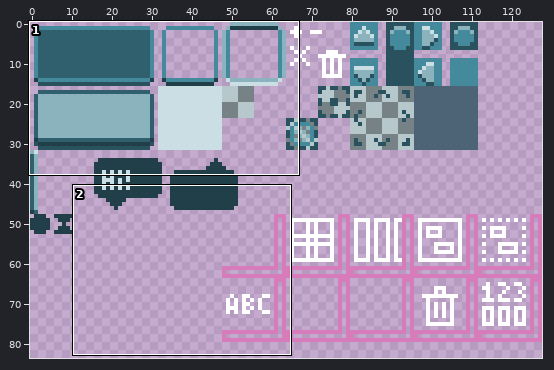
One commit to this pixel-art file: res/style.ase. Above: a wide view before the commit, with the close-up outlined.
Close-up. Earlier state:
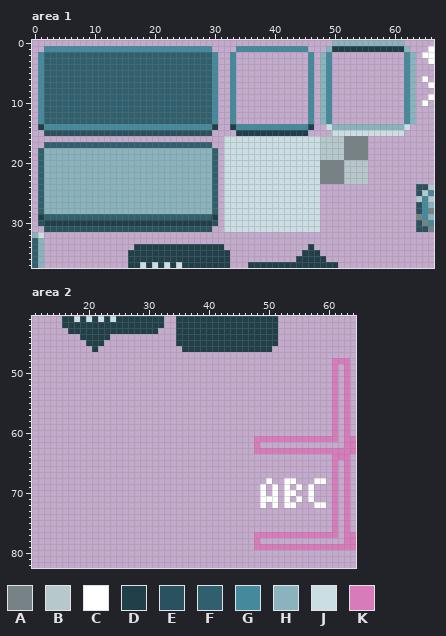
128x128 pixels, 1 frame. Shown: area 1: x 0..66, y 0..37; area 2: x 11..64, y 41..82. The wide view leaves out empty margins.
Palette (. is transparent): A #768285  B #b6c8cc  C #ffffff  D #203f49  E #2a525e  F #305f6e  G #44899c  H #8ab3bd  J #cadee3  K #d77bba
Pixels before, area 1 (only the part around the change), first column x 0:
 0 ..................................................HHHHHHHHHHHH.....
 1 ..GGGGGGGGGGGGGGGGGGGGGGGGGGGG....GGGGGGGGGGGG...HDDDDDDDDDDDDH...C
 2 .GFFFFFFFFFFFFFFFFFFFFFFFFFFFFG..G............G.HG............GH.CC
 3 .GFFFFFFFFFFFFFFFFFFFFFFFFFFFFG..G............G.HG............GH..C
 4 .GFFFFFFFFFFFFFFFFFFFFFFFFFFFFG..G............G.HG............GH...
 5 .GFFFFFFFFFFFFFFFFFFFFFFFFFFFFG..G............G.HG............GH...
 6 .GFFFFFFFFFFFFFFFFFFFFFFFFFFFFG..G............G.HG............GH.C.
 7 .GFFFFFFFFFFFFFFFFFFFFFFFFFFFFG..G............G.HG............GH..C
 8 .GFFFFFFFFFFFFFFFFFFFFFFFFFFFFG..G............G.HG............GH...
 9 .GFFFFFFFFFFFFFFFFFFFFFFFFFFFFG..G............G.HG............GH..C
10 .GFFFFFFFFFFFFFFFFFFFFFFFFFFFFG..G............G.HG............GH.C.
11 .GFFFFFFFFFFFFFFFFFFFFFFFFFFFFG..G............G.HG............GH...
12 .GFFFFFFFFFFFFFFFFFFFFFFFFFFFFG..G............G.HG............GH...
13 .GFFFFFFFFFFFFFFFFFFFFFFFFFFFFG..G............G.HG............GH...
14 .DGGGGGGGGGGGGGGGGGGGGGGGGGGGGD..DGGGGGGGGGGGGD..JHHHHHHHHHHHHJ....
15 ..EEEEEEEEEEEEEEEEEEEEEEEEEEEE....DDDDDDDDDDDD....JJJJJJJJJJJJ.....
16 ................................JJJJJJJJJJJJJJJJBBBBAAAA...........
17 ..FFFFFFFFFFFFFFFFFFFFFFFFFFFF..JJJJJJJJJJJJJJJJBBBBAAAA...........
18 .FHHHHHHHHHHHHHHHHHHHHHHHHHHHHF.JJJJJJJJJJJJJJJJBBBBAAAA...........
19 .FHHHHHHHHHHHHHHHHHHHHHHHHHHHHF.JJJJJJJJJJJJJJJJBBBBAAAA...........
20 .FHHHHHHHHHHHHHHHHHHHHHHHHHHHHF.JJJJJJJJJJJJJJJJAAAABBBB...........
21 .FHHHHHHHHHHHHHHHHHHHHHHHHHHHHF.JJJJJJJJJJJJJJJJAAAABBBB...........
22 .FHHHHHHHHHHHHHHHHHHHHHHHHHHHHF.JJJJJJJJJJJJJJJJAAAABBBB...........
23 .FHHHHHHHHHHHHHHHHHHHHHHHHHHHHF.JJJJJJJJJJJJJJJJAAAABBBB...........
24 .FHHHHHHHHHHHHHHHHHHHHHHHHHHHHF.JJJJJJJJJJJJJJJJ................EEB
25 .FHHHHHHHHHHHHHHHHHHHHHHHHHHHHF.JJJJJJJJJJJJJJJJ................EBG
26 .FHHHHHHHHHHHHHHHHHHHHHHHHHHHHF.JJJJJJJJJJJJJJJJ................BGB
27 .FHHHHHHHHHHHHHHHHHHHHHHHHHHHHF.JJJJJJJJJJJJJJJJ................EGH
28 .FHHHHHHHHHHHHHHHHHHHHHHHHHHHHF.JJJJJJJJJJJJJJJJ................EGA
29 .DFFFFFFFFFFFFFFFFFFFFFFFFFFFFD.JJJJJJJJJJJJJJJJ................AGH
30 .EDDDDDDDDDDDDDDDDDDDDDDDDDDDDE.JJJJJJJJJJJJJJJJ................EAG
31 ..EEEEEEEEEEEEEEEEEEEEEEEEEEEE..JJJJJJJJJJJJJJJJ................EEA
32 HJ.................................................................
33 FH.................................................................
34 FH...............DDDDDDDDDDDDDDD..............D....................
35 FH..............DDDDDDDDDDDDDDDDD............DDD...................
36 FH..............DDDDDDDDDDDDDDDDD...........DDDDD..................
37 FH..............DDJDJDJDJDDDDDDDD...DDDDDDDDDDDDDDD................
Pixels before, area 2, first column x 16:
41 DDJDJDJDJDDDDDDDD..DDDDDDDDDDDDDDDDD.............
42 DDDDDDDDDDDDDDDDD..DDDDDDDDDDDDDDDDD.............
43 .DDDDDDDDDDDDDDD...DDDDDDDDDDDDDDDDD.............
44 ...DDDDD...........DDDDDDDDDDDDDDDDD.............
45 ....DDD............DDDDDDDDDDDDDDDDD.............
46 .....D..............DDDDDDDDDDDDDDD..............
47 .................................................
48 .............................................KKK.
49 .............................................K.K.
50 .............................................K.K.
51 .............................................K.K.
52 .............................................K.K.
53 .............................................K.K.
54 .............................................K.K.
55 .............................................K.K.
56 .............................................K.K.
57 .............................................K.K.
58 .............................................K.K.
59 .............................................K.K.
60 .............................................K.K.
61 ................................KKKKKKKKKKKKKK.KK
62 ................................K..............KK
63 ................................KKKKKKKKKKKKKKKKK
64 .............................................KKK.
65 .............................................K.K.
66 .............................................K.K.
67 .............................................K.K.
68 ..................................C..CC...CC.K.K.
69 .................................C.C.C.C.C...K.K.
70 .................................C.C.CC..C...K.K.
71 .................................CCC.C.C.C...K.K.
72 .................................C.C.CC...CC.K.K.
73 .............................................K.K.
74 .............................................K.K.
75 .............................................K.K.
76 .............................................K.K.
77 ................................KKKKKKKKKKKKKK.KK
78 ................................K..............KK
79 ................................KKKKKKKKKKKKKKKKK
Once edited:
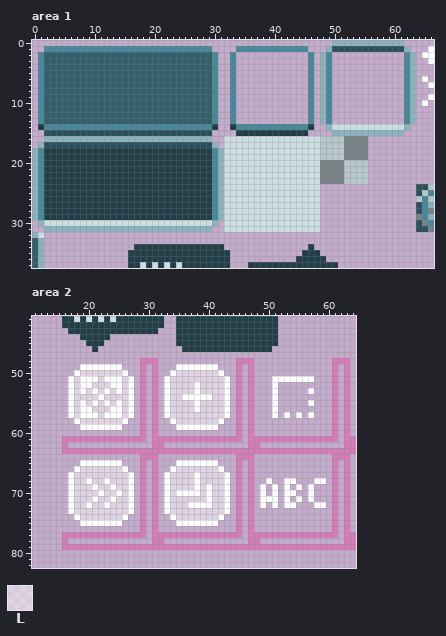
Colours new in this view: L #fafafa80
What changed:
Area 1:
y 1: x 50..61 DDDDDDDDDDDD -> EEEEEEEEEEEE
y 14: x 49..62 JHHHHHHHHHHHHJ -> HJJJJJJJJJJJJH
y 15: x 50..61 JJJJJJJJJJJJ -> HHHHHHHHHHHH
y 16: x 2..29 ............................ -> HHHHHHHHHHHHHHHHHHHHHHHHHHHH
y 17: x 1..30 .FFFFFFFFFFFFFFFFFFFFFFFFFFFF. -> HEEEEEEEEEEEEEEEEEEEEEEEEEEEEH
y 18..28: x 0..31 .FHHHHHHHHHHHHHHHHHHHHHHHHHHHHF. -> HGDDDDDDDDDDDDDDDDDDDDDDDDDDDDGH
y 29: x 0..31 .DFFFFFFFFFFFFFFFFFFFFFFFFFFFFD. -> HGDDDDDDDDDDDDDDDDDDDDDDDDDDDDGH
y 30: x 1..30 EDDDDDDDDDDDDDDDDDDDDDDDDDDDDE -> HJJJJJJJJJJJJJJJJJJJJJJJJJJJJH
y 31: x 2..29 EEEEEEEEEEEEEEEEEEEEEEEEEEEE -> HHHHHHHHHHHHHHHHHHHHHHHHHHHH
Area 2:
y 48: x 29..31 ... -> KKK; x 45..47 ... -> KKK
y 49: x 19..25 ....... -> CCCCCCC; x 29 . -> K; x 31 . -> K; x 35..41 ....... -> CCCCCCC; x 45 . -> K; x 47 . -> K
y 50: x 18..26 ......... -> CLLLLLLLC; x 29 . -> K; x 31 . -> K; x 34..42 ......... -> CLLLLLLLC; x 45 . -> K; x 47 . -> K
y 51: x 17..27 ........... -> CLCCCLCCCLC; x 29 . -> K; x 31 . -> K; x 33..43 ........... -> CLLLLLLLLLC; x 45 . -> K; x 47 . -> K; x 51..57 ....... -> CCCCCCC
y 52: x 17..27 ........... -> CLCCLLLCCLC; x 29 . -> K; x 31 . -> K; x 33..43 ........... -> CLLLLCLLLLC; x 45 . -> K; x 47 . -> K; x 51 . -> C
y 53: x 17..27 ........... -> CLCLCLCLCLC; x 29 . -> K; x 31 . -> K; x 33..43 ........... -> CLLLLCLLLLC; x 45 . -> K; x 47 . -> K; x 51 . -> C; x 57 . -> C
y 54: x 17..27 ........... -> CLLLLCLLLLC; x 29 . -> K; x 31 . -> K; x 33..43 ........... -> CLLCCCCCLLC; x 45 . -> K; x 47 . -> K; x 51 . -> C
y 55: x 17..27 ........... -> CLCLCLCLCLC; x 29 . -> K; x 31 . -> K; x 33..43 ........... -> CLLLLCLLLLC; x 45 . -> K; x 47 . -> K; x 51 . -> C; x 57 . -> C
y 56: x 17..27 ........... -> CLCCLLLCCLC; x 29 . -> K; x 31 . -> K; x 33..43 ........... -> CLLLLCLLLLC; x 45 . -> K; x 47 . -> K; x 51 . -> C
y 57: x 17..27 ........... -> CLCCCLCCCLC; x 29 . -> K; x 31 . -> K; x 33..43 ........... -> CLLLLLLLLLC; x 45 . -> K; x 47 . -> K; x 51 . -> C; x 53 . -> C; x 55 . -> C; x 57 . -> C
y 58: x 18..26 ......... -> CLLLLLLLC; x 29 . -> K; x 31 . -> K; x 34..42 ......... -> CLLLLLLLC; x 45 . -> K; x 47 . -> K
y 59: x 19..25 ....... -> CCCCCCC; x 29 . -> K; x 31 . -> K; x 35..41 ....... -> CCCCCCC; x 45 . -> K; x 47 . -> K
y 60: x 29 . -> K; x 31 . -> K; x 45 . -> K; x 47 . -> K
y 61: x 16..29 .............. -> KKKKKKKKKKKKKK; x 31..45 ............... -> KKKKKKKKKKKKKKK; x 47 . -> K
y 62: x 16 . -> K; x 31..32 .. -> KK; x 47 . -> K
y 63: x 16..47 ................................ -> KKKKKKKKKKKKKKKKKKKKKKKKKKKKKKKK
y 64: x 29..31 ... -> KKK; x 45..47 ... -> KKK
y 65: x 19..25 ....... -> CCCCCCC; x 29 . -> K; x 31 . -> K; x 35..41 ....... -> CCCCCCC; x 45 . -> K; x 47 . -> K
y 66: x 18..26 ......... -> CLLLLLLLC; x 29 . -> K; x 31 . -> K; x 34..42 ......... -> CLLLLLLLC; x 45 . -> K; x 47 . -> K
y 67: x 17..27 ........... -> CLLLLLLLLLC; x 29 . -> K; x 31 . -> K; x 33..43 ........... -> CLLLLCLLLLC; x 45 . -> K; x 47 . -> K
y 68: x 17..27 ........... -> CLLCLLCLLLC; x 29 . -> K; x 31 . -> K; x 33..43 ........... -> CLLLLCLLLLC; x 45 . -> K; x 47 . -> K
y 69: x 17..27 ........... -> CLLLCLLCLLC; x 29 . -> K; x 31 . -> K; x 33..43 ........... -> CLLLLCLCLLC; x 45 . -> K; x 47 . -> K
y 70: x 17..27 ........... -> CLLLLCLLCLC; x 29 . -> K; x 31 . -> K; x 33..43 ........... -> CLCCCCLCLLC; x 45 . -> K; x 47 . -> K
y 71: x 17..27 ........... -> CLLLCLLCLLC; x 29 . -> K; x 31 . -> K; x 33..43 ........... -> CLLLLLLCLLC; x 45 . -> K; x 47 . -> K
y 72: x 17..27 ........... -> CLLCLLCLLLC; x 29 . -> K; x 31 . -> K; x 33..43 ........... -> CLLLCCCCLLC; x 45 . -> K; x 47 . -> K
y 73: x 17..27 ........... -> CLLLLLLLLLC; x 29 . -> K; x 31 . -> K; x 33..43 ........... -> CLLLLLLLLLC; x 45 . -> K; x 47 . -> K
y 74: x 18..26 ......... -> CLLLLLLLC; x 29 . -> K; x 31 . -> K; x 34..42 ......... -> CLLLLLLLC; x 45 . -> K; x 47 . -> K
y 75: x 19..25 ....... -> CCCCCCC; x 29 . -> K; x 31 . -> K; x 35..41 ....... -> CCCCCCC; x 45 . -> K; x 47 . -> K
y 76: x 29 . -> K; x 31 . -> K; x 45 . -> K; x 47 . -> K
y 77: x 16..29 .............. -> KKKKKKKKKKKKKK; x 31..45 ............... -> KKKKKKKKKKKKKKK; x 47 . -> K
y 78: x 16 . -> K; x 31..32 .. -> KK; x 47 . -> K
y 79: x 16..47 ................................ -> KKKKKKKKKKKKKKKKKKKKKKKKKKKKKKKK
Where, in picture pixels (left, top, right, bottom), the same in both close-ups:
changed: (332, 46, 404, 52)
changed: (326, 124, 410, 136)
changed: (32, 136, 224, 232)
added: (62, 358, 314, 550)
